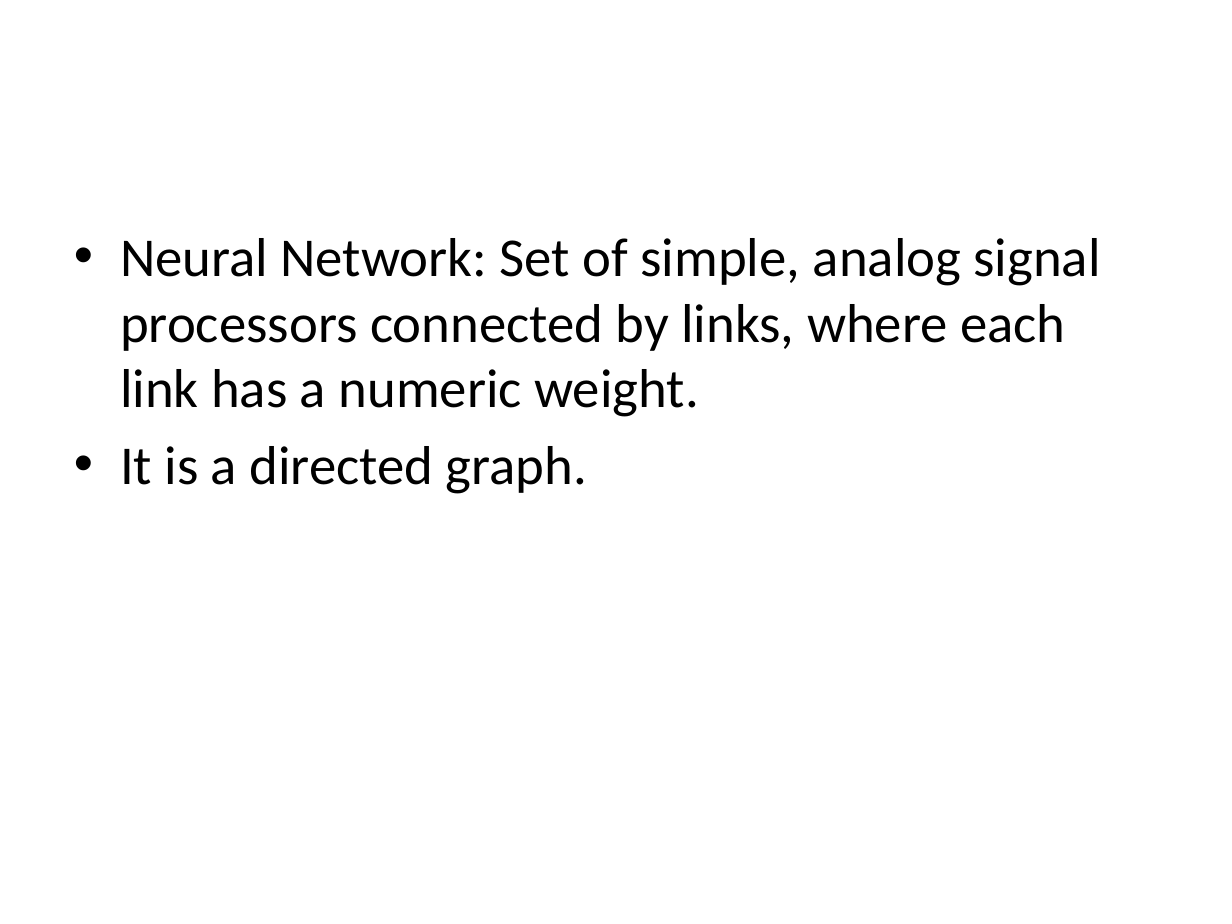
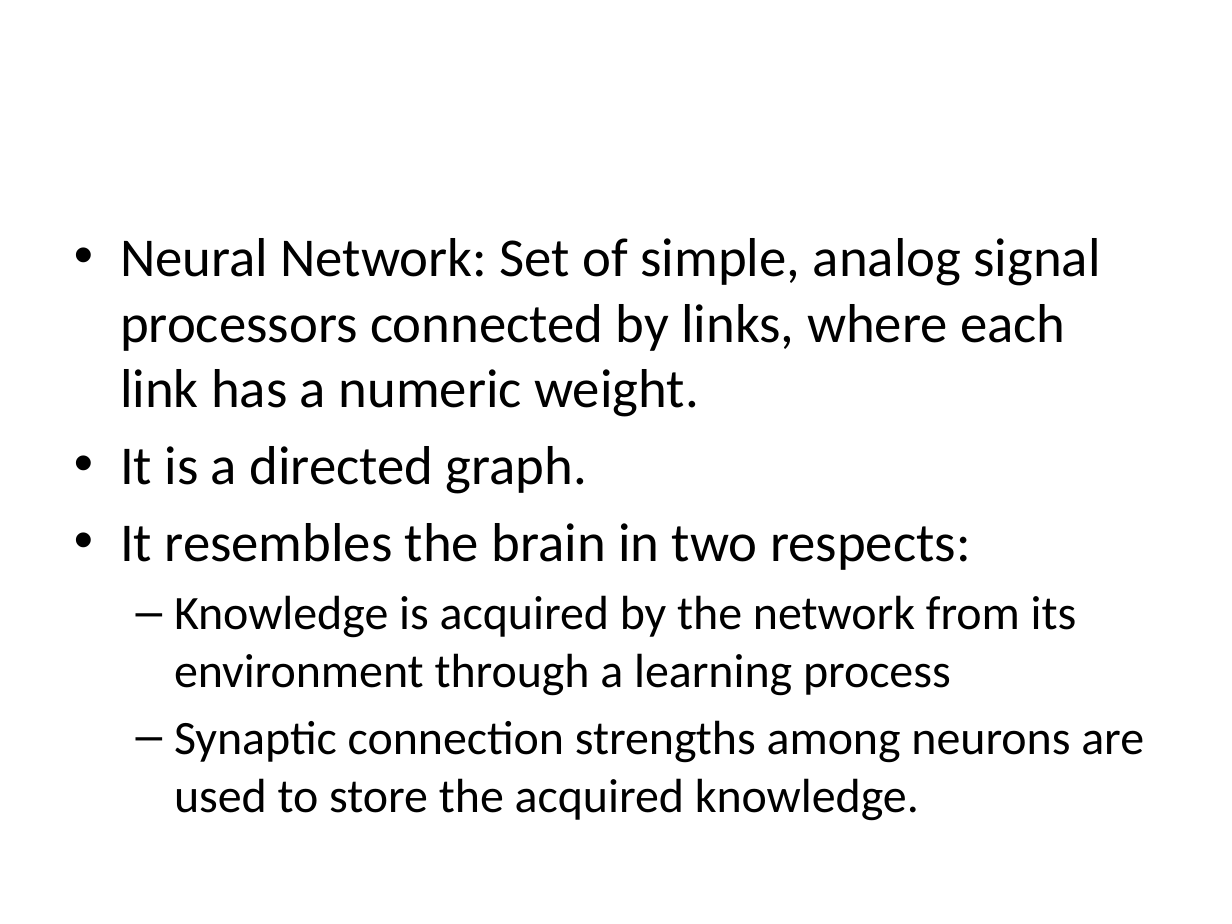
Before and after one commit to edvelezg/unb-nn, a slide deck: slide 3 of Neural Networks.pptx. Drawn at 1232x924 pixels with LibreOffice and Linux fonts; fonts in the diff are those of the drawing. Boxes give left, top, right and bottom in pixels: in the first picture for what was removed or moved away, otherwise in the second. Text is boxed around its words. In the diff, an @@ line names an element or a change of style, - is before the commit and + after.

```diff
--- a/Neural Networks.pptx
+++ b/Neural Networks.pptx
@@ text at [120,523,1144,821]: paragraphs added @@
+• It resembles the brain in two respects:
+  – Knowledge is acquired by the network from its environment through a learning process
+  – Synaptic connection strengths among neurons are used to store the acquired knowledge.
```
Also in this commit, not shown: 4 other slides changed, 9 slides added, 2 slides removed, 1 other file.
